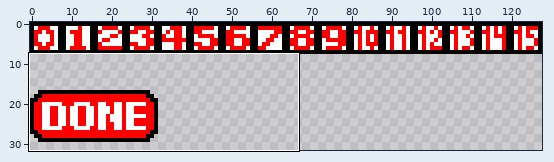
Two states of a sprite sheet, resources/sprites/battle_symbols.png. Above: a wide view before the commit, with the close-up outlined.
Close-up. Before:
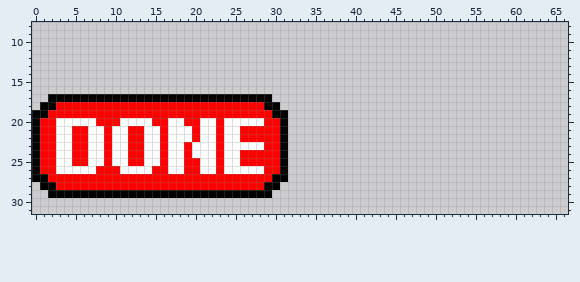
The file is 128x32 pixels. Shown: x 0..66, y 8..31.
New version:
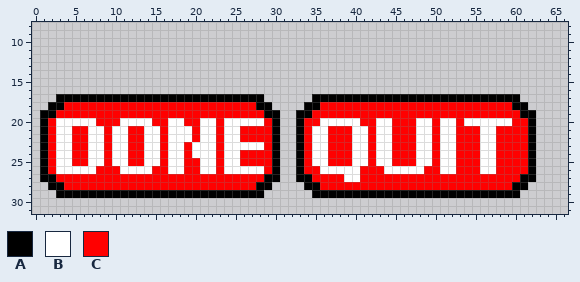
Palette (. is transparent): A #000000  B #ffffff  C #ff0000
The exact change:
{"y":17,"x":2,"old":"A","new":"."}
{"y":17,"x":29,"old":"A","new":"."}
{"y":17,"x":35,"old":"..........................","new":"AAAAAAAAAAAAAAAAAAAAAAAAAA"}
{"y":18,"x":1,"old":"A","new":"."}
{"y":18,"x":3,"old":"C","new":"A"}
{"y":18,"x":28,"old":"C","new":"A"}
{"y":18,"x":30,"old":"A","new":"."}
{"y":18,"x":34,"old":"............................","new":"AACCCCCCCCCCCCCCCCCCCCCCCCAA"}
{"y":19,"x":0,"old":"A","new":"."}
{"y":19,"x":2,"old":"C","new":"A"}
{"y":19,"x":29,"old":"C","new":"A"}
{"y":19,"x":31,"old":"A","new":"."}
{"y":19,"x":33,"old":"..............................","new":"AACCCCCCCCCCCCCCCCCCCCCCCCCCAA"}
{"y":20,"x":0,"old":"AC","new":".A"}
{"y":20,"x":30,"old":"CA","new":"A."}
{"y":20,"x":33,"old":"..............................","new":"ACCBBBBBCCBBCCCBBCBBCBBBBBBCCA"}
{"y":21,"x":0,"old":"AC","new":".A"}
{"y":21,"x":30,"old":"CA","new":"A."}
{"y":21,"x":33,"old":"..............................","new":"ACBBCCCBBCBBCCCBBCBBCCCBBCCCCA"}
{"y":22,"x":0,"old":"AC","new":".A"}
{"y":22,"x":30,"old":"CA","new":"A."}
{"y":22,"x":33,"old":"..............................","new":"ACBBCCCBBCBBCCCBBCBBCCCBBCCCCA"}
{"y":23,"x":0,"old":"AC","new":".A"}
{"y":23,"x":30,"old":"CA","new":"A."}
{"y":23,"x":33,"old":"..............................","new":"ACBBCCCBBCBBCCCBBCBBCCCBBCCCCA"}
{"y":24,"x":0,"old":"AC","new":".A"}
{"y":24,"x":30,"old":"CA","new":"A."}
{"y":24,"x":33,"old":"..............................","new":"ACBBCCCBBCBBCCCBBCBBCCCBBCCCCA"}
{"y":25,"x":0,"old":"AC","new":".A"}
{"y":25,"x":30,"old":"CA","new":"A."}
{"y":25,"x":33,"old":"..............................","new":"ACBBCCCBBCBBCCCBBCBBCCCBBCCCCA"}
{"y":26,"x":0,"old":"AC","new":".A"}
{"y":26,"x":30,"old":"CA","new":"A."}
{"y":26,"x":33,"old":"..............................","new":"ACCBBBBBCCCBBBBBCCBBCCCBBCCCCA"}
{"y":27,"x":0,"old":"A","new":"."}
{"y":27,"x":2,"old":"C","new":"A"}
{"y":27,"x":29,"old":"C","new":"A"}
{"y":27,"x":31,"old":"A","new":"."}
{"y":27,"x":33,"old":"..............................","new":"AACCCCBBCCCCCCCCCCCCCCCCCCCCAA"}
{"y":28,"x":1,"old":"A","new":"."}
{"y":28,"x":3,"old":"C","new":"A"}
{"y":28,"x":28,"old":"C","new":"A"}
{"y":28,"x":30,"old":"A","new":"."}
{"y":28,"x":34,"old":"............................","new":"AACCCCCCCCCCCCCCCCCCCCCCCCAA"}
{"y":29,"x":2,"old":"A","new":"."}
{"y":29,"x":29,"old":"A","new":"."}
{"y":29,"x":35,"old":"..........................","new":"AAAAAAAAAAAAAAAAAAAAAAAAAA"}
{"label":"changed","picture_box":[32,94,64,198]}
{"label":"changed","picture_box":[256,94,536,198]}
